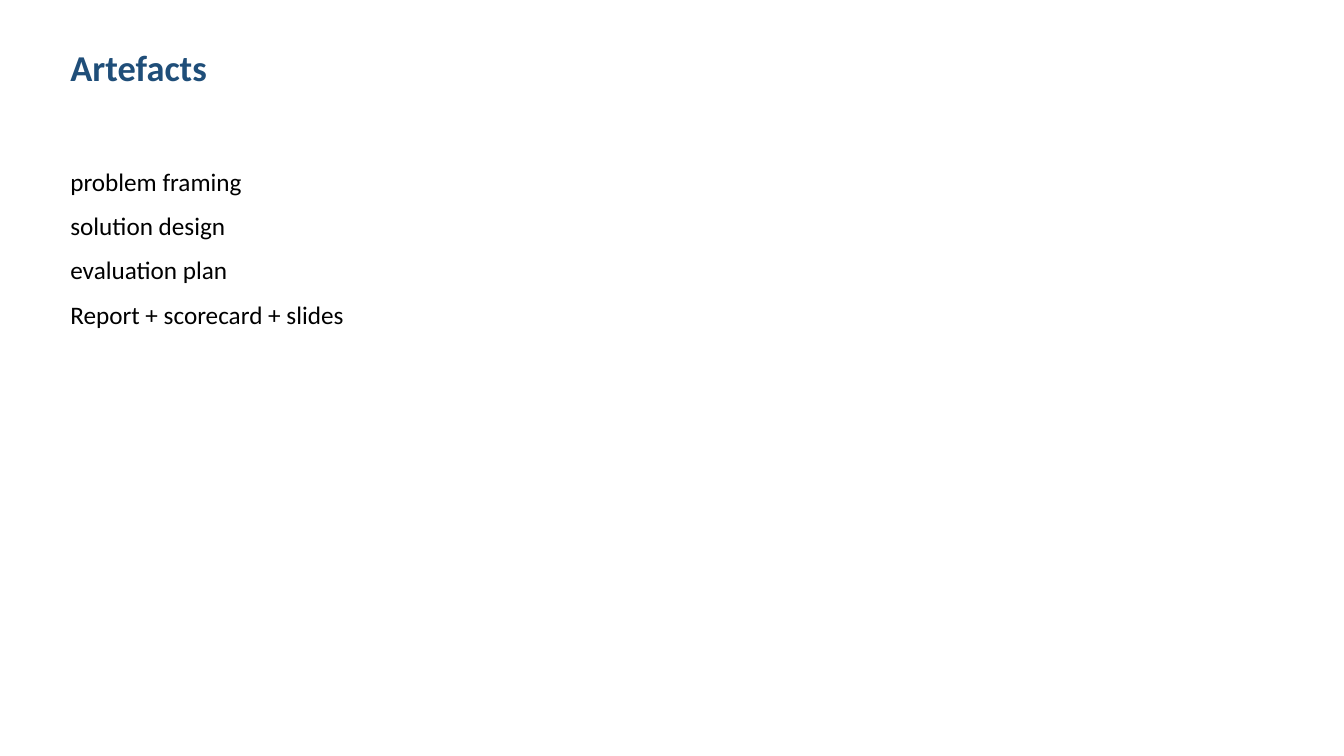
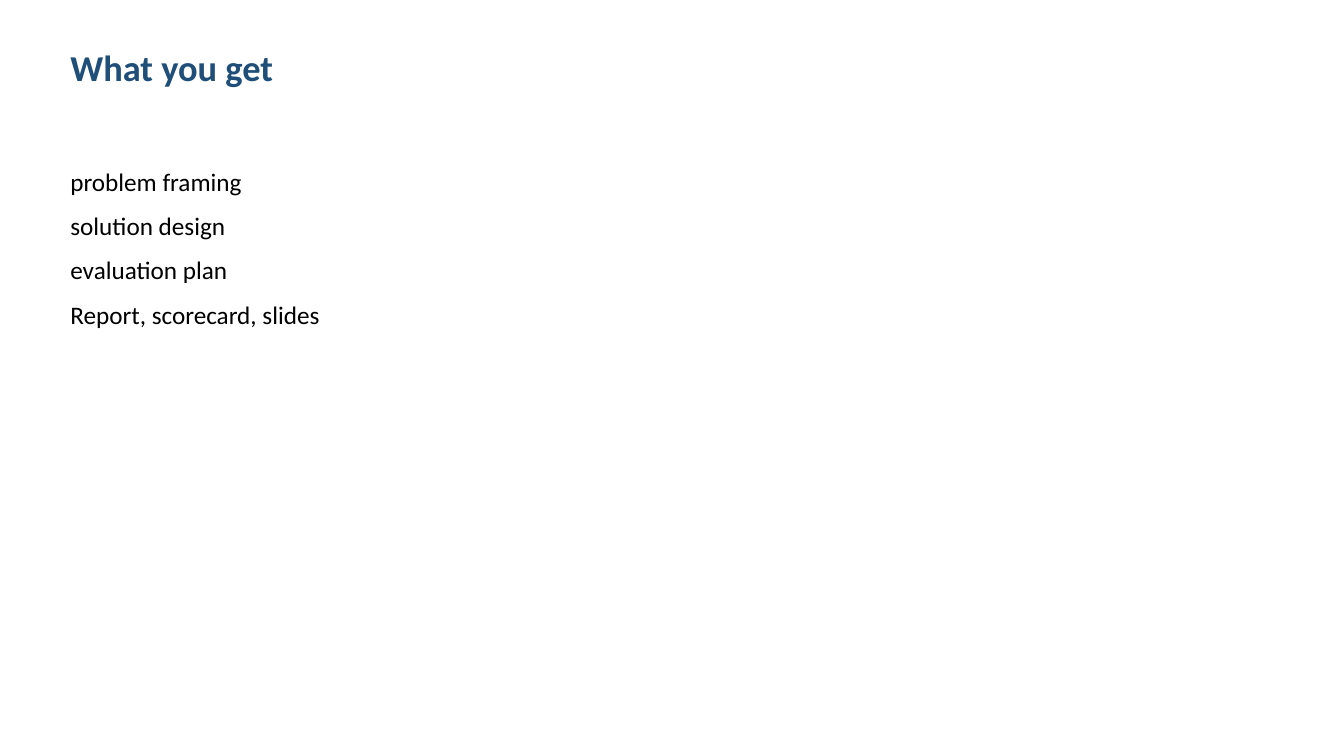
Before and after one commit to shohrabniaz/aged-care-digital-readiness-assessment, a slide deck: slide 3 of Final_Submission/02_Presentation.pptx. Drawn at 1344x756 pixels with LibreOffice and Linux fonts; fonts in the diff are those of the drawing. Boxes give left, top, right and bottom in pixels: in the first picture for what was removed or moved away, otherwise in the second. Text is boxed around its words. In the diff, an @@ line names an element or a change of style, - is before the commit and + after.

```diff
--- a/Final_Submission/02_Presentation.pptx
+++ b/Final_Submission/02_Presentation.pptx
@@ text at bbox=[70, 55, 273, 87]: text changed @@
-Artefacts
+What you get
@@ text at bbox=[70, 306, 319, 328]: text changed @@
-Report + scorecard + slides
+Report, scorecard, slides
```
Also in this commit, not shown: 3 other slides changed, 12 other files.
